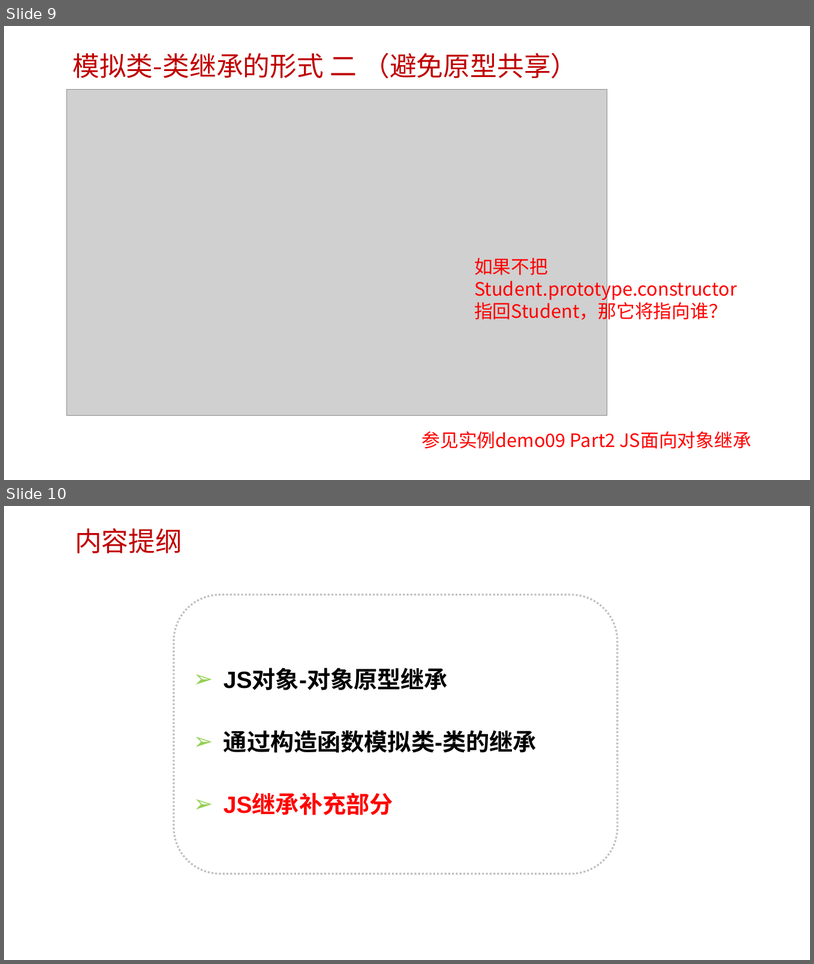
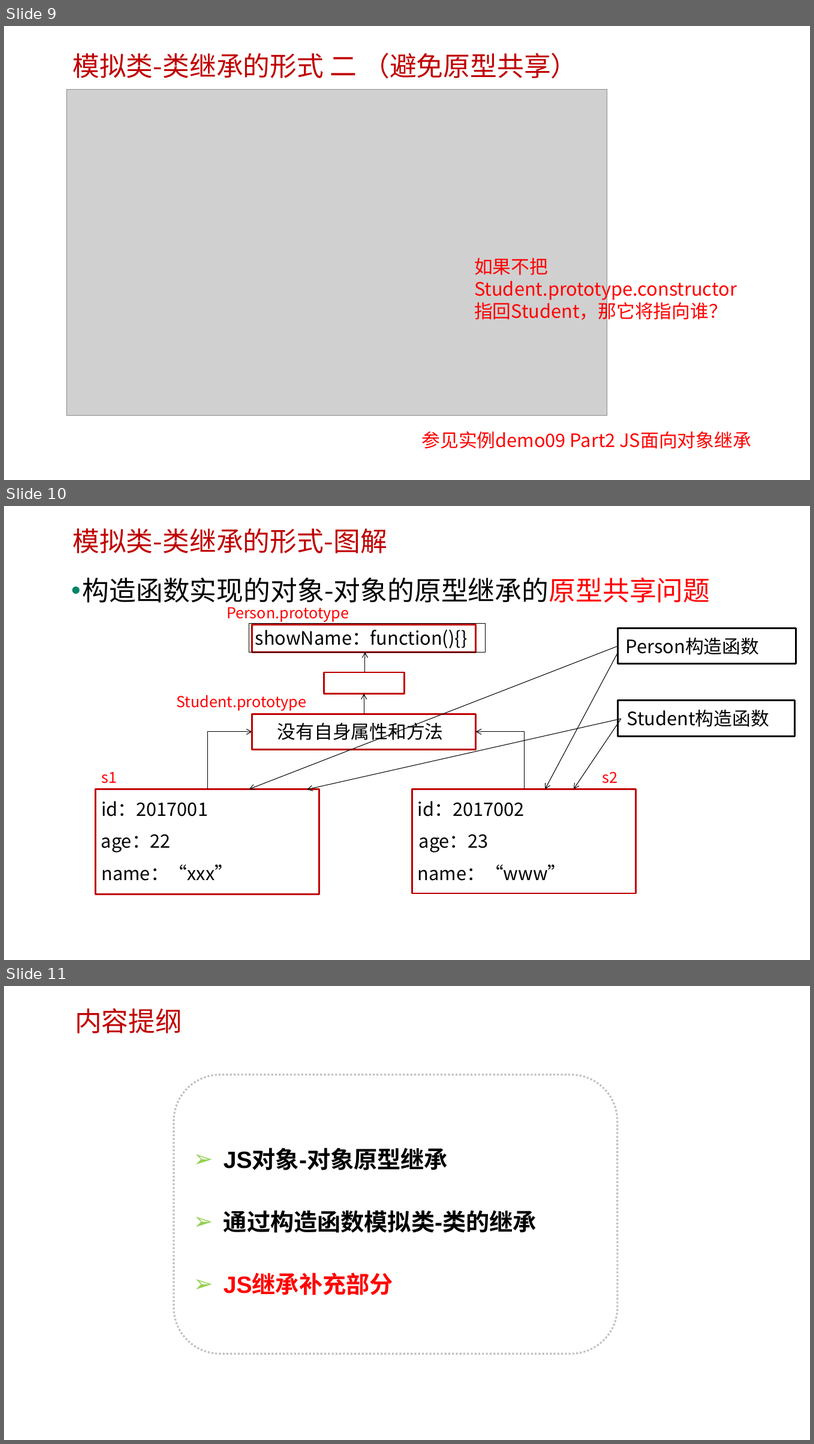
Before and after one commit to edu2act/course-javascript-advanced, a slide deck: 课程PPT/17.深入理解JS的继承方式.pptx. Shown one above the other, each under a label of ours: slides 9 and 10 before the commit, slides 9, 10 and 11 after it. The pictures are 814x964 and 814x1444 pixels, drawn with LibreOffice and Linux fonts; fonts in the diff are those of the drawing; grey boxes stand for pictures; background and template pictures are left out. Boxes give left, top, right and bottom in pixels: in the first picture for what was removed or moved away, otherwise in the second. Text is boxed around its words. In the diff, an @@ line names an element or a change of style, - is before the commit and + after.

```diff
--- a/课程PPT/17.深入理解JS的继承方式.pptx
+++ b/课程PPT/17.深入理解JS的继承方式.pptx
@@ slide 10 added at [4,506,810,960], background picture (left out) @@
@@ text added at [72,528,387,553], 32 pt, text #C00000 @@
+模拟类-类继承的形式-图解
@@ text added at [83,577,711,607], 32 pt, text #000000 @@
+• 构造函数实现的对象-对象的原型继承的原型共享问题
@@ text added at [227,607,349,622], 18 pt, text #FF0000 @@
+Person.prototype
@@ rectangle added at [249,624,486,652], outline #000000 0.75 pt, 22 pt, text #000000 @@
+showName：function(){}
@@ rectangle added at [252,625,476,652], fill #FFFFFF, outline #C00000 2 pt @@
@@ rectangle added at [618,628,797,664], fill #FFFFFF, outline #000000 2 pt @@
@@ arrow added from (618, 646) to (249, 789), #000000 0.75 pt @@
@@ text added at [626,637,759,655], 22 pt, text #000000 @@
+Person构造函数
@@ arrow added from (365, 672) to (365, 652), #000000 0.75 pt @@
@@ arrow added from (618, 652) to (545, 789), #000000 0.75 pt @@
@@ rectangle added at [324,672,404,694], fill #FFFFFF, outline #C00000 2 pt @@
@@ text added at [177,695,307,711], 18 pt, text #FF0000 @@
+Student.prototype
@@ arrow added from (364, 714) to (364, 694), #000000 0.75 pt @@
@@ rectangle added at [618,700,795,736], fill #FFFFFF, outline #000000 2 pt @@
@@ rectangle added at [252,714,476,749], fill #FFFFFF, outline #C00000 2 pt @@
@@ text added at [278,720,444,744], 22 pt, text #000000 @@
+没有自身属性和方法
@@ arrow added from (621, 718) to (307, 789), #000000 0.75 pt @@
@@ arrow added from (621, 718) to (574, 789), #000000 0.75 pt @@
@@ text added at [627,709,770,727], 22 pt, text #000000 @@
+Student构造函数
@@ elbow arrow added from (207, 789) to (252, 732), #000000 0.75 pt @@
@@ elbow arrow added from (524, 789) to (476, 732), #000000 0.75 pt @@
@@ text added at [101,772,117,783], 18 pt, text #FF0000 @@
+s1
@@ text added at [603,771,618,783], 18 pt, text #FF0000 @@
+s2
@@ rectangle added at [95,789,319,894], fill #FFFFFF, outline #C00000 2 pt @@
@@ rectangle added at [413,789,636,893], fill #FFFFFF, outline #C00000 2 pt @@
@@ text added at [101,801,208,816], 22 pt, text #000000 @@
+id：2017001
@@ text added at [418,801,525,816], 22 pt, text #000000 @@
+id：2017002
@@ text added at [101,834,171,852], 22 pt, text #000000 @@
+age：22
@@ text added at [419,834,489,852], 22 pt, text #000000 @@
+age：23
@@ text added at [101,864,233,880], 22 pt, text #000000 @@
+name：“xxx”
@@ text added at [418,864,567,880], 22 pt, text #000000 @@
+name：“www”
@@ what was slide 10 is now slide 11 @@
```
Also in this commit, not shown: 5 slides changed, 1 other slide added, 5 other files.
